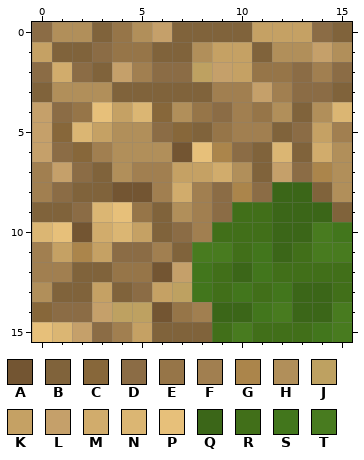
Pixel-art sprite, stored at textures/mypaths_dirt_road_icorner.png. The picture above was drawn from the file before the commit.
The file is 16x16 pixels. Pixels under 10% opacity are left out. Colours within 5 levels of each other are drawn and written as one.
Palette (. is transparent): A #735532  B #80633b  C #87673a  D #8b6c45  E #967548  F #a17f50  G #ab854b  H #b18f5a  J #bea161  K #c5a164  L #c5a06a  M #d1ac6c  N #dbb673  P #e7c07a  Q #3b6618  R #416f19  S #42761c  T #487b1f
Pixels before, first column x 0:
 0 DHHBEHLBBBBKKKDB
 1 KBBDEEBBHKKBHHLH
 2 DMDBLFDDJLKEEDFD
 3 BHHHBBBBBFFLFDDB
 4 LDEPKNCHEDFEHBHN
 5 LCNKHHDCBEFFBDKF
 6 LDCFHHHAPGDBNBMH
 7 FLDBHFFKKMHBLDGH
 8 FDBBAAFMFDGDQQBH
 9 BBDNPEBHFDRRQQQB
10 NPAMNKBDFRRRQQTS
11 FKGKDDFBTTRSQRTT
12 FFBBEEALSRQSRRRR
13 HBBKBDKJSRSRSQQR
14 CDDLJJAEFQQSTQQT
15 PNLDFKBBBRTRRRST
After the commit:
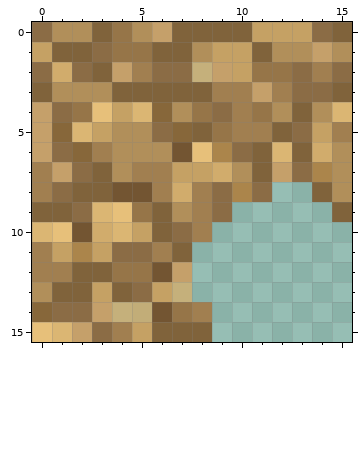
From old to new:
{"colour":"J","old":"#bea161","new":"#d1ac6cca"}
{"y":8,"x":12,"old":"QQ","new":".."}
{"y":9,"x":10,"old":"RRQQQ","new":"....."}
{"y":10,"x":9,"old":"RRRQQTS","new":"......."}
{"y":11,"x":8,"old":"TTRSQRTT","new":"........"}
{"y":12,"x":8,"old":"SRQSRRRR","new":"........"}
{"y":13,"x":8,"old":"SRSRSQQR","new":"........"}
{"y":14,"x":9,"old":"QQSTQQT","new":"......."}
{"y":15,"x":9,"old":"RTRRRST","new":"......."}
{"label":"changed","picture_box":[192,62,212,82]}
{"label":"changed","picture_box":[112,182,352,342]}
